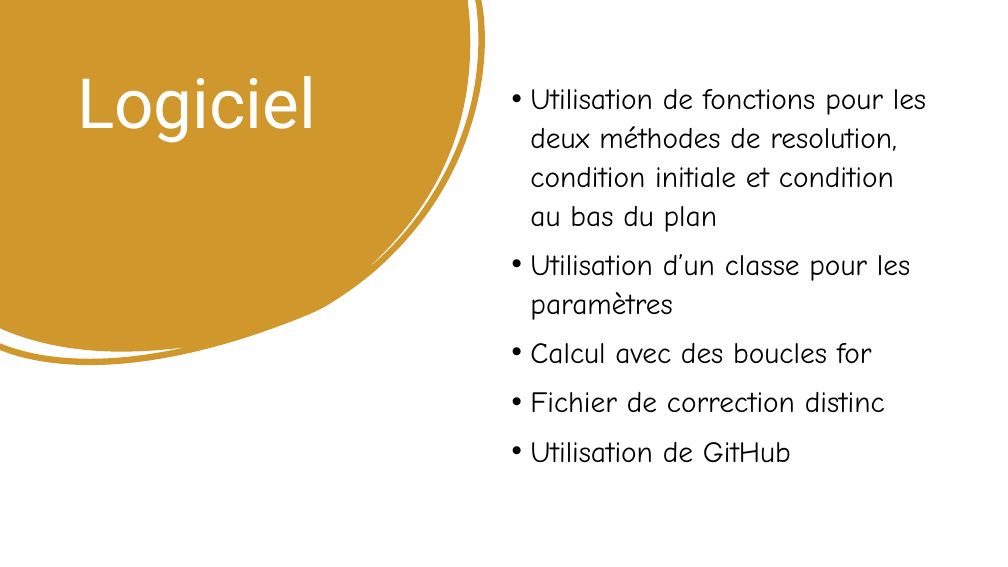
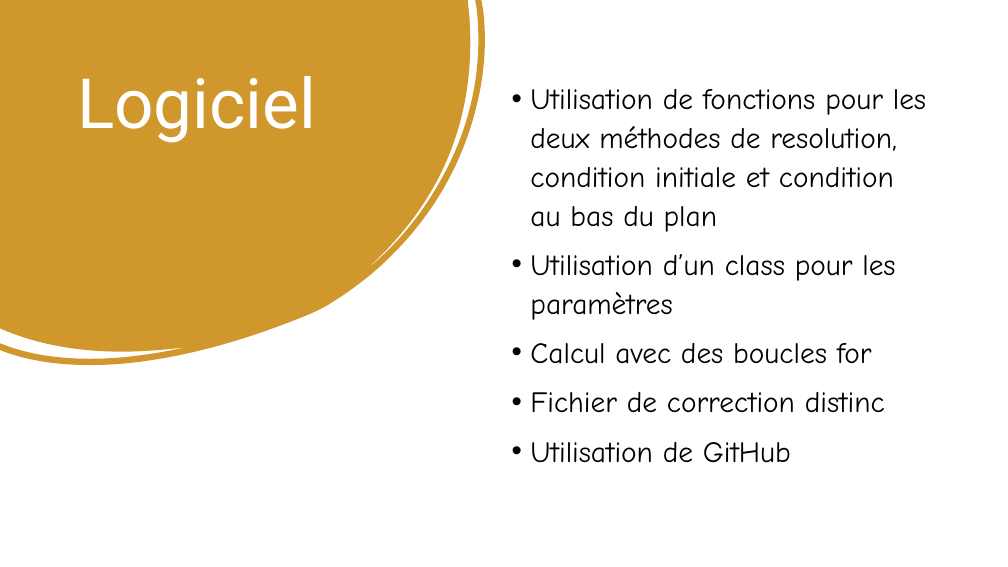
Before and after one commit to roroturgeon/GCH2545, a slide deck: slide 8 of Pâte à bagel.pptx. Drawn at 1008x567 pixels with LibreOffice and Linux fonts; fonts in the diff are those of the drawing. Boxes give left, top, right and bottom in pixels: in the first picture for what was removed or moved away, otherwise in the second. Text is boxed around its words. In the diff, an @@ line names an element or a change of style, - is before the commit and + after.

```diff
--- a/Pâte à bagel.pptx
+++ b/Pâte à bagel.pptx
@@ text at (x1=530, y1=254, x2=895, y2=320): text changed @@
-• Utilisation d’un classe pour les paramètres
+• Utilisation d’un class pour les paramètres
```
Also in this commit, not shown: 2 other files.
